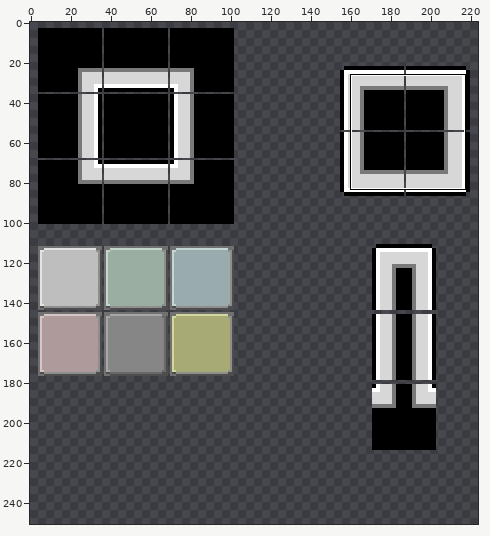
File history of a pixel-art file, Assets/GameAssets/Tiles/LabTiles.aseprite. The picture above shows the old version from afar; the outline marks the close-up.
Close-up. First the earlier version:
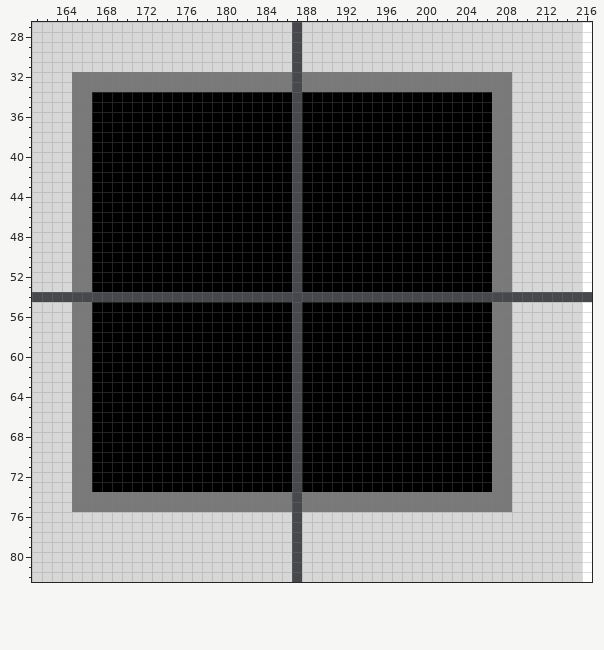
256x256 pixels, 1 frame. Shown: x 161..216, y 27..82. The wide view leaves out empty margins. The commit also changed other parts of the picture, which this record leaves out.
New version:
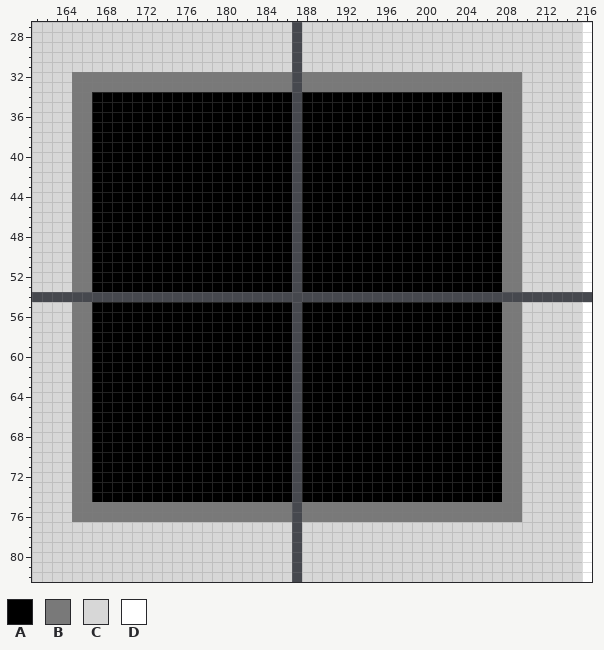
Palette (. is transparent): A #000000  B #797979  C #d7d7d7  D #ffffff
Changes in this commit:
Changed rows in their new state; - is an unchanged pixel.
first column x 165:
32 --------------------------------------------B
33 --------------------------------------------B
34 ------------------------------------------A-B
35 ------------------------------------------A-B
36 ------------------------------------------A-B
37 ------------------------------------------A-B
38 ------------------------------------------A-B
39 ------------------------------------------A-B
40 ------------------------------------------A-B
41 ------------------------------------------A-B
42 ------------------------------------------A-B
43 ------------------------------------------A-B
44 ------------------------------------------A-B
45 ------------------------------------------A-B
46 ------------------------------------------A-B
47 ------------------------------------------A-B
48 ------------------------------------------A-B
49 ------------------------------------------A-B
50 ------------------------------------------A-B
51 ------------------------------------------A-B
52 ------------------------------------------A-B
53 ------------------------------------------A-B
55 ------------------------------------------A-B
56 ------------------------------------------A-B
57 ------------------------------------------A-B
58 ------------------------------------------A-B
59 ------------------------------------------A-B
60 ------------------------------------------A-B
61 ------------------------------------------A-B
62 ------------------------------------------A-B
63 ------------------------------------------A-B
64 ------------------------------------------A-B
65 ------------------------------------------A-B
66 ------------------------------------------A-B
67 ------------------------------------------A-B
68 ------------------------------------------A-B
69 ------------------------------------------A-B
70 ------------------------------------------A-B
71 ------------------------------------------A-B
72 ------------------------------------------A-B
73 ------------------------------------------A-B
74 --AAAAAAAAAAAAAAAAAAAA-AAAAAAAAAAAAAAAAAAAA-B
75 --------------------------------------------B
76 BBBBBBBBBBBBBBBBBBBBBB-BBBBBBBBBBBBBBBBBBBBBB
Boxes around the changes in both close-ups, in picture pixels (x1, y1, x2, y2):
changed: (72, 72, 522, 522)
